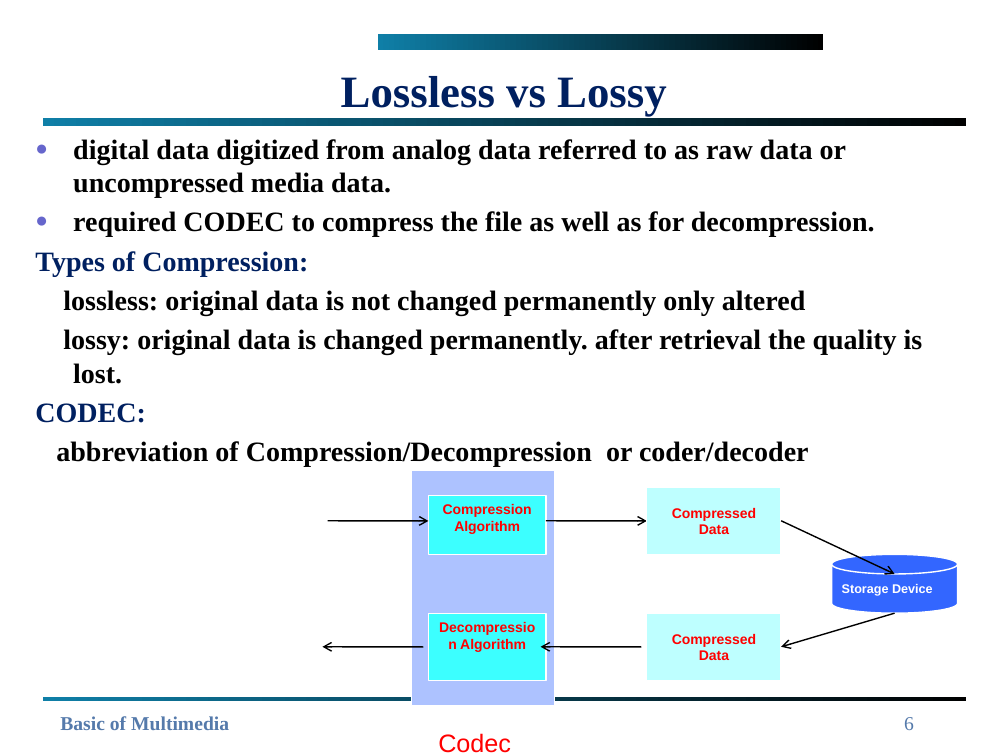
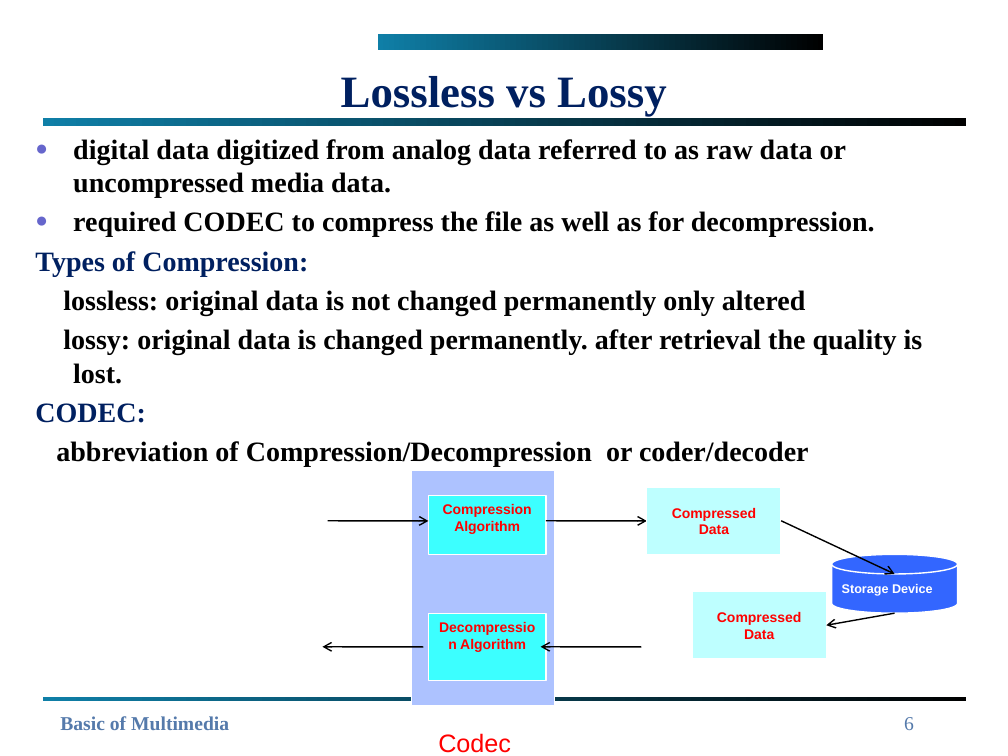
Before and after one commit to manni2000/7th_Semester, a slide deck: slide 6 of Image Processing(Elective)/Slides/Compression.pptx. Drawn at 1008x756 pixels with LibreOffice and Linux fonts; fonts in the diff are those of the drawing; background and template pictures are left out. Boxes give left, top, right and bottom in pixels: in the first picture for what was removed or moved away, otherwise in the second. Text is boxed around its words. In the diff, an @@ line names an element or a change of style, - is before the commit and + after.

```diff
--- a/Image Processing(Elective)/Slides/Compression.pptx
+++ b/Image Processing(Elective)/Slides/Compression.pptx
@@ rectangle "Compressed Data": place and size @@
-rectangle "Compressed Data" at [647,613,781,680]
+rectangle "Compressed Data" at [691,592,826,659]
@@ arrow moved from (895, 613) - (781, 647) to (895, 613) - (827, 625) @@
```
Also in this commit, not shown: 1 other slide changed, 50 other files.
